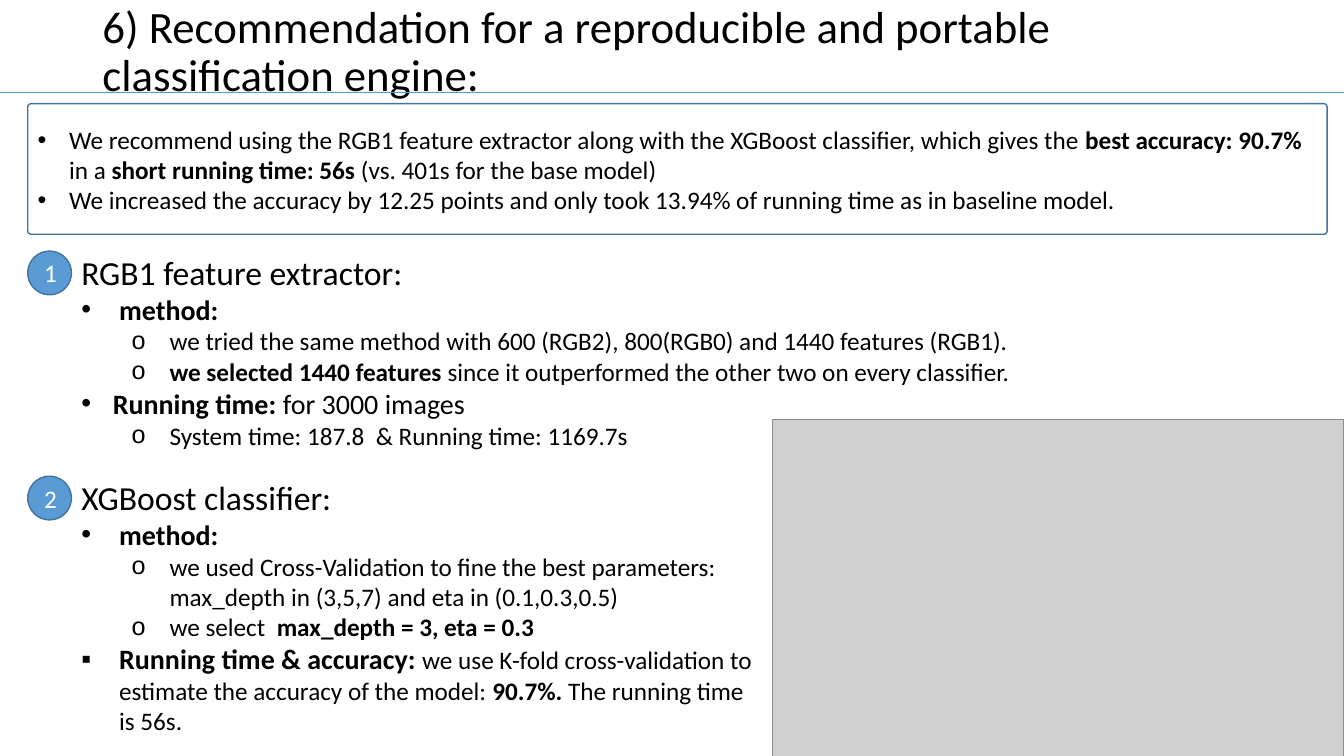
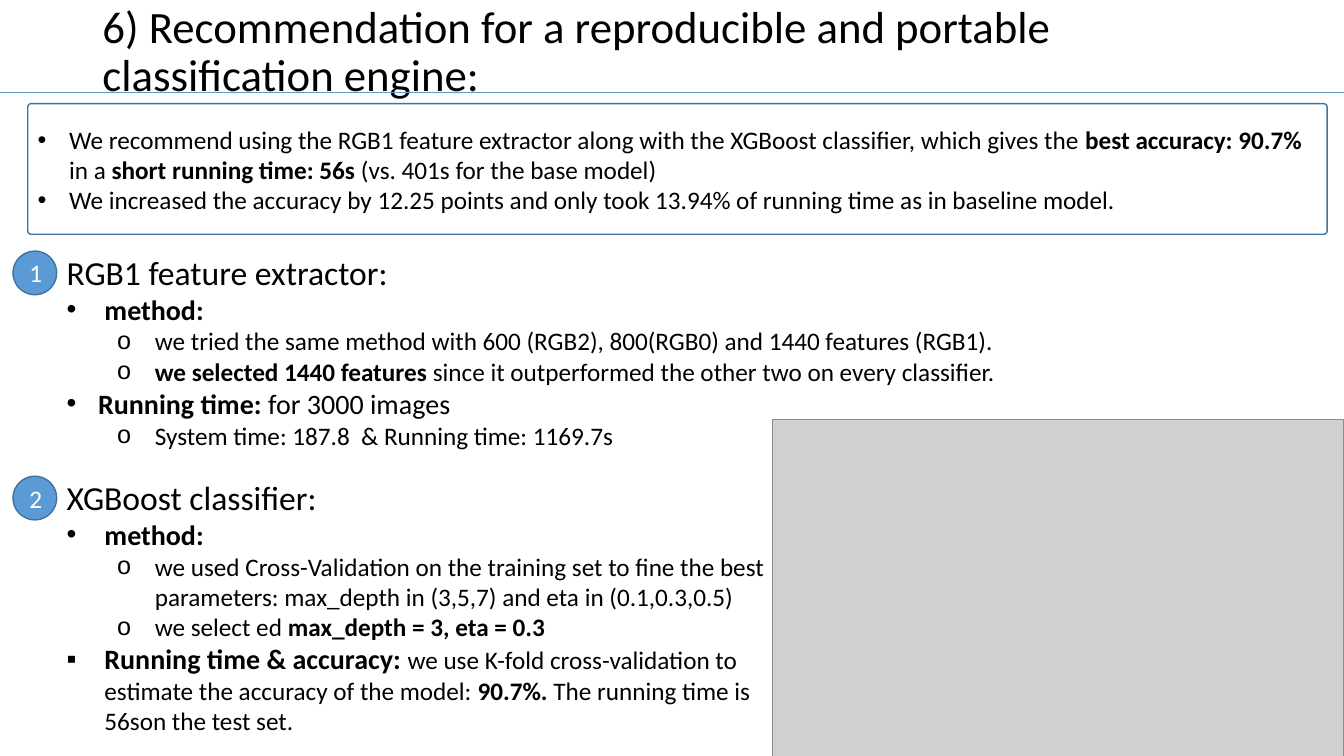
Before and after one commit to TZstatsADS/Fall2017-project3-grp7, a slide deck: slide 7 of doc/team7_presentation.pptx. Drawn at 1344x756 pixels with LibreOffice and Linux fonts; fonts in the diff are those of the drawing; grey boxes stand for pictures. Boxes give left, top, right and bottom in pixels: in the first picture for what was removed or moved away, otherwise in the second. Text is boxed around its words. In the diff, an @@ line names an element or a change of style, - is before the commit and + after.

```diff
--- a/doc/team7_presentation.pptx
+++ b/doc/team7_presentation.pptx
@@ 2 ellipses, 1 text: place and size @@
-2 ellipses, 1 text at box(28, 251, 1008, 519)
+2 ellipses, 1 text at box(13, 251, 994, 519)
@@ text "XGBoost classifier:": place and size @@
-text "XGBoost classifier:" at box(81, 486, 751, 731)
+text "XGBoost classifier:" at box(67, 486, 764, 731)
@@ text at box(104, 558, 764, 731): text changed @@
-  o we used Cross-Validation to fine the best parameters: max_depth in (3,5,7) and eta in (0.1,0.3,0.5)
-  o we select max_depth = 3, eta = 0.3
-▪ Running time & accuracy: we use K-fold cross-validation to estimate the accuracy of the model: 90.7%. The running time is 56s.
+  o we used Cross-Validation on the training set to fine the best parameters: max_depth in (3,5,7) and eta in (0.1,0.3,0.5)
+  o we select ed max_depth = 3, eta = 0.3
+▪ Running time & accuracy: we use K-fold cross-validation to estimate the accuracy of the model: 90.7%. The running time is 56son the test set.
```
Also in this commit, not shown: 2 other slides changed.
